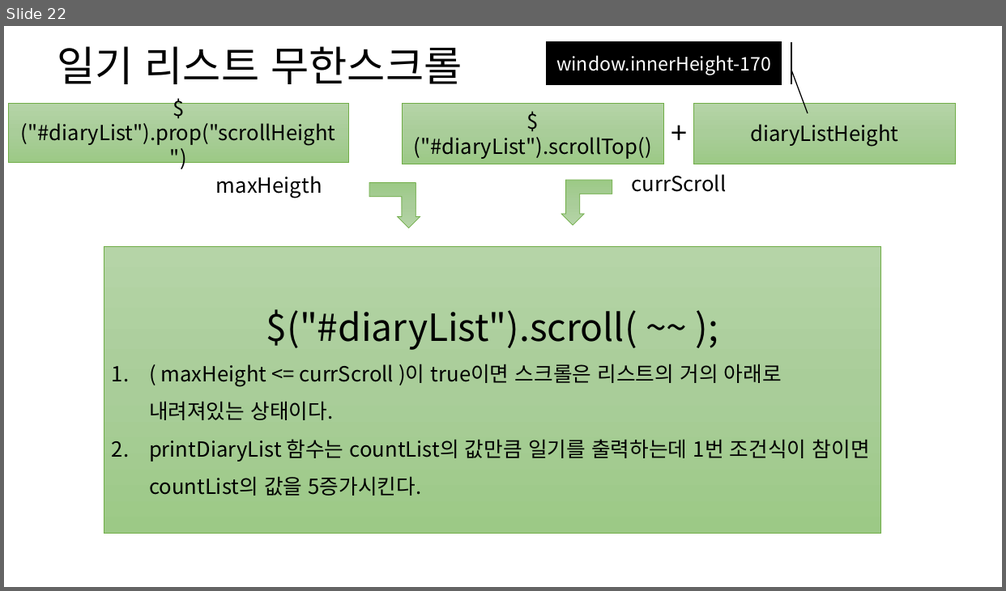
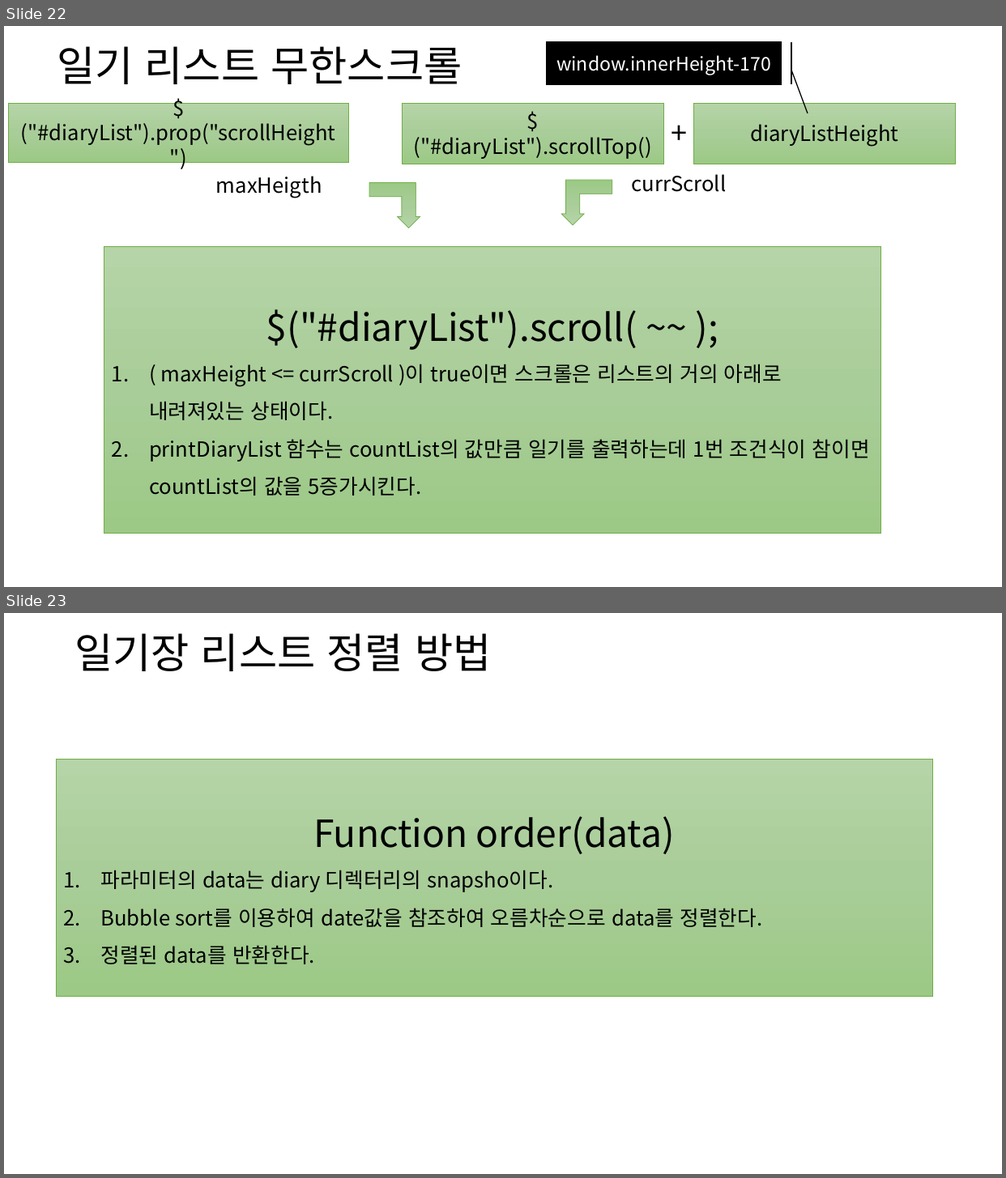
Before and after one commit to naem1023/PROJECT_webProgramming, a slide deck: project_doc_201611263_박성호.pptx. Shown one above the other, each under a label of ours: slide 22 before the commit, slides 22 and 23 after it. The pictures are 1006x591 and 1006x1178 pixels, drawn with LibreOffice and Linux fonts; fonts in the diff are those of the drawing. Boxes give left, top, right and bottom in pixels: in the first picture for what was removed or moved away, otherwise in the second. Text is boxed around its words. In the diff, an @@ line names an element or a change of style, - is before the commit and + after.

```diff
--- a/project_doc_201611263_박성호.pptx
+++ b/project_doc_201611263_박성호.pptx
@@ slide 23 added at (4,613,1002,1174), background #FFFFFF @@
@@ text added at (74,633,491,671), 40 pt, text #000000 @@
+일기장 리스트 정렬 방법
@@ rectangle added at (57,759,933,997), fill gradient #B5D5A7 to #AACE9A to #9CC987, outline #70AD47 0.5 pt, 20 pt, text #000000 @@
+Function order(data)
+1. 파라미터의 data는 diary 디렉터리의 snapsho이다.
+2. Bubble sort를 이용하여 date값을 참조하여 오름차순으로 data를 정렬한다.
+3. 정렬된 data를 반환한다.
```
Also in this commit, not shown: 2 slides changed, 1 other file.
